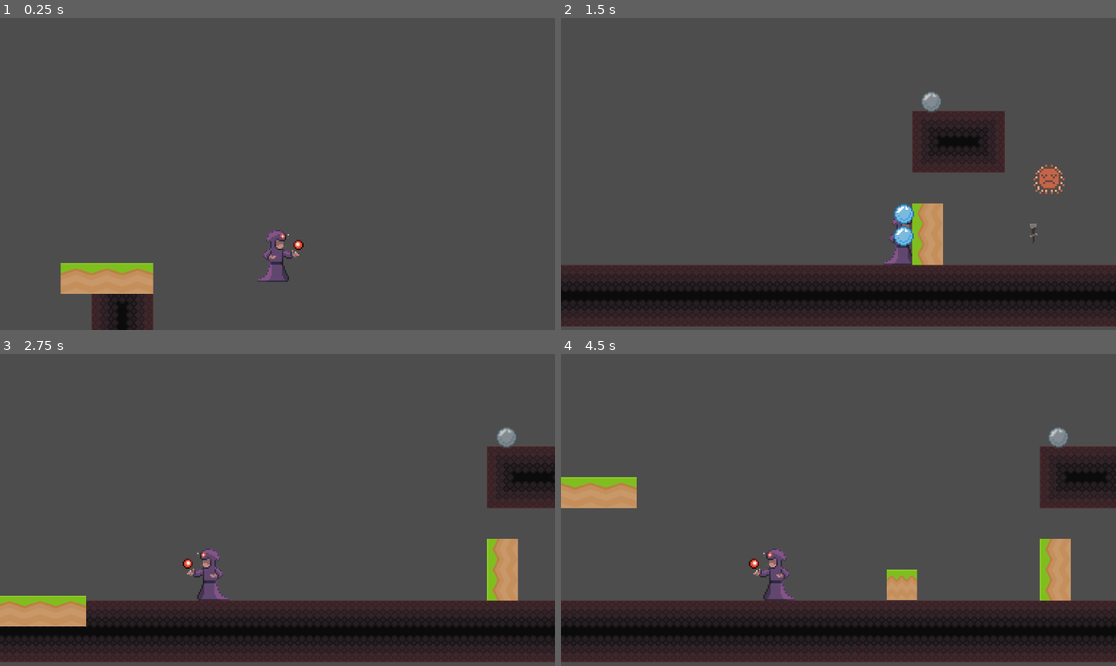
Above: before the commit, frames 1-4 (two rows, left to right).
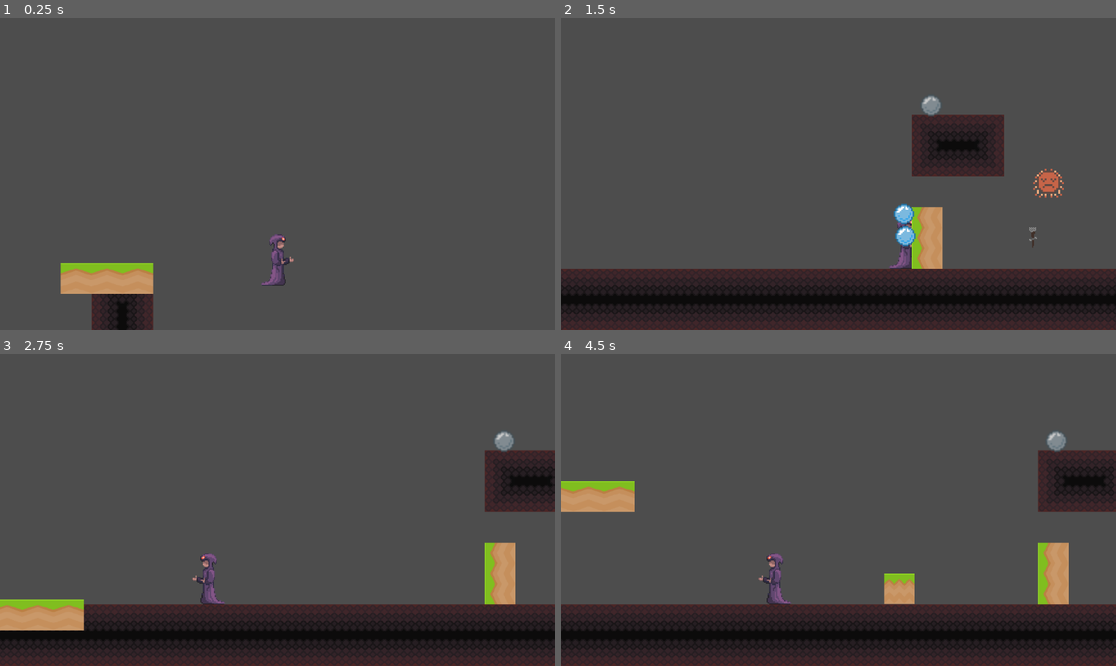
Above: after the commit, the same moments.

Repository: hanseei/superwizquest
Game: Godot game, scene res://Assets/Nodes/Scenes/TestStage.tscn
Two runs of this game, one before a commit and one after it. Both use one fixed random seed, a clock stepped at 60 frames per second and the inputs below.
Inputs:
- Up to frame 1 (0.25 s): no input
- Up to frame 2 (1.5 s): hold Shift (shift) 0.53-1.28 s; hold D (move_right) from 0.53 s (still down); tap W (move_up) at 0.77 s; tap Space (space) at 1.35 s
- Up to frame 3 (2.75 s): tap W (move_up) at 1.52 s; release D (move_right) at 2.03 s; hold A (move_left) from 2.03 s (still down); hold Shift (shift) from 2.03 s (still down)
- Up to frame 4 (4.5 s): release A (move_left) at 2.78 s; release Shift (shift) at 2.78 s; hold D (move_right) 2.78-4.28 s; tap Space (space) at 2.85, 4.35 s; tap W (move_up) at 3.02, 3.77 s; hold Shift (shift) 3.53-4.28 s; hold A (move_left) from 4.28 s (still down)

The runs differ from the first frame. In frame 1, 0.6% of the frame differs, in the area x 46-55%, y 67-86%; in frame 2, 6.3%; in frame 3, 6.7%; in frame 4, 7.3%, in the area x 0-100%, y 23-100%.

Commit message:
Replaced wizard temp sprite with one with correct proportions

Diff:
--- a/Assets/Nodes/Actors/Player/Scripts/player.gd
+++ b/Assets/Nodes/Actors/Player/Scripts/player.gd
@@ -51,9 +51,9 @@
 		facing_left = direction < 0
 
 	if facing_left:
+		$AnimatedSprite2D.flip_h = false
+	else:
 		$AnimatedSprite2D.flip_h = true
-	else:
-		$AnimatedSprite2D.flip_h = false
 
 	move_and_slide()
 
--- a/Assets/Nodes/Actors/Player/player.tscn
+++ b/Assets/Nodes/Actors/Player/player.tscn
@@ -1,11 +1,15 @@
-[gd_scene load_steps=6 format=3 uid="uid://clnon8w5k6rob"]
+[gd_scene load_steps=7 format=3 uid="uid://clnon8w5k6rob"]
 
 [ext_resource type="Script" uid="uid://cr0v4yndcrjtr" path="res://Assets/Nodes/Actors/Player/Scripts/player.gd" id="1_onrkg"]
-[ext_resource type="Texture2D" uid="uid://b6krniisf7p8h" path="res://Assets/Images/Spritesheets/wizard_tempsprite.png" id="2_pfgxo"]
+[ext_resource type="Texture2D" uid="uid://l34rjwen4gir" path="res://Assets/Images/Spritesheets/wizard.png" id="2_6x2t2"]
 [ext_resource type="PackedScene" uid="uid://dia7x2akacw3y" path="res://Assets/Nodes/Actors/Player/wind.tscn" id="3_6x2t2"]
 
 [sub_resource type="RectangleShape2D" id="RectangleShape2D_44cfe"]
-size = Vector2(42, 108)
+size = Vector2(26, 104)
+
+[sub_resource type="AtlasTexture" id="AtlasTexture_r4ruf"]
+atlas = ExtResource("2_6x2t2")
+region = Rect2(0, 0, 32, 64)
 
 [sub_resource type="SpriteFrames" id="SpriteFrames_dd465"]
 animations = [{
@@ -16,7 +20,7 @@
 }, {
 "frames": [{
 "duration": 1.0,
-"texture": ExtResource("2_pfgxo")
+"texture": SubResource("AtlasTexture_r4ruf")
 }],
 "loop": true,
 "name": &"walk",
@@ -29,13 +33,13 @@
 script = ExtResource("1_onrkg")
 
 [node name="CollisionShape2D" type="CollisionShape2D" parent="."]
-position = Vector2(-1.5, 3)
+position = Vector2(0, 8)
 scale = Vector2(0.5, 0.5)
 shape = SubResource("RectangleShape2D_44cfe")
 
 [node name="AnimatedSprite2D" type="AnimatedSprite2D" parent="."]
 texture_filter = 1
-scale = Vector2(1.5, 1.5)
+scale = Vector2(1.0625, 1.0625)
 sprite_frames = SubResource("SpriteFrames_dd465")
 animation = &"walk"
 
Binary file added: Assets/Images/Spritesheets/wizard.png
Not shown, added: Assets/Images/Spritesheets/wizard.png.import
Binary file changed: Assets/Images/Tilesets/tilemap.png
